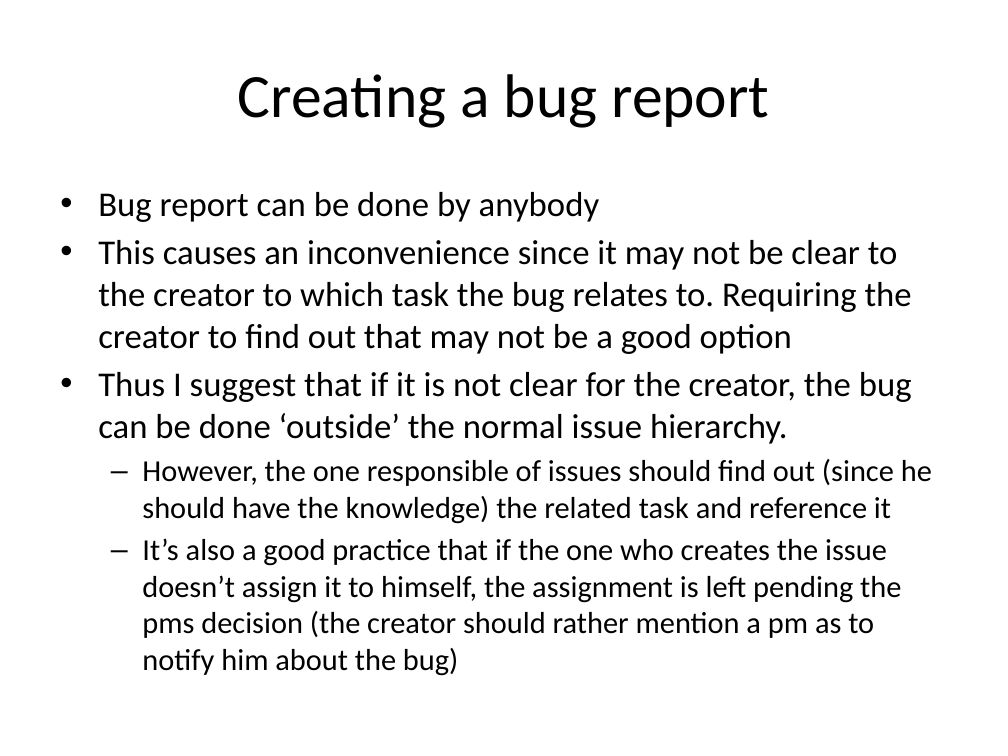
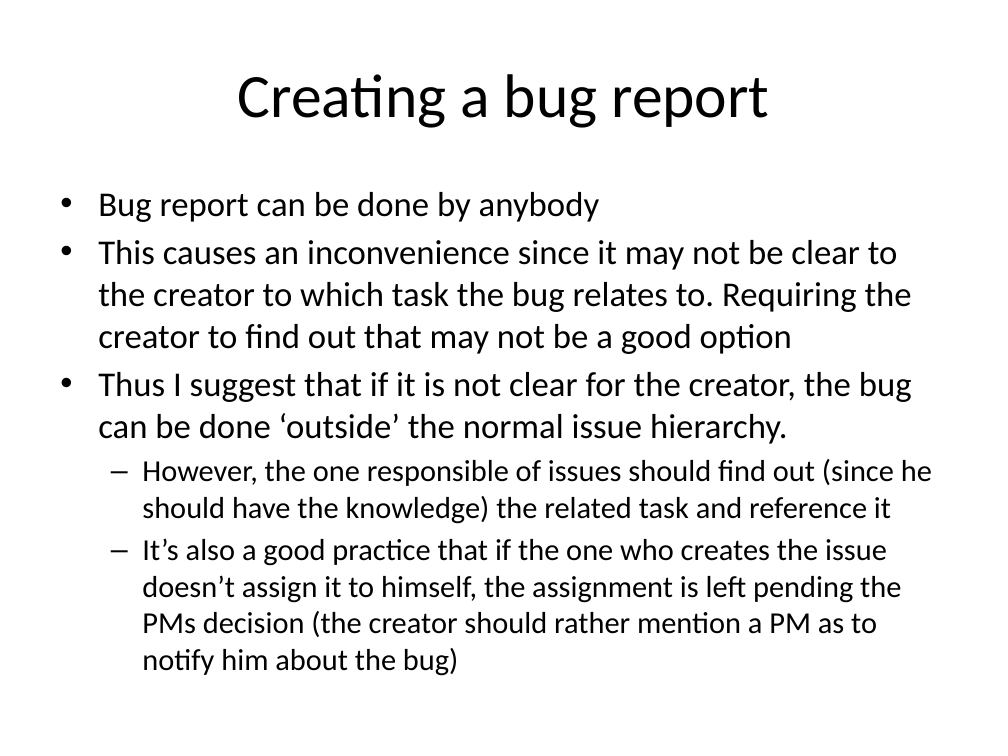
Before and after one commit to Ripppe/GraduRepo, a slide deck: slide 42 of Managing requirements in GitHub.pptx. Drawn at 1008x756 pixels with LibreOffice and Linux fonts; fonts in the diff are those of the drawing. Boxes give left, top, right and bottom in pixels: in the first picture for what was removed or moved away, otherwise in the second. Text is boxed around its words. In the diff, an @@ line names an element or a change of style, - is before the commit and + after.

```diff
--- a/Managing requirements in GitHub.pptx
+++ b/Managing requirements in GitHub.pptx
@@ text at [142,538,901,676]: text changed @@
-  – It’s also a good practice that if the one who creates the issue doesn’t assign it to himself, the assignment is left pending the pms decision (the creator should rather mention a pm as to notify him about the bug)
+  – It’s also a good practice that if the one who creates the issue doesn’t assign it to himself, the assignment is left pending the PMs decision (the creator should rather mention a PM as to notify him about the bug)
```
Also in this commit, not shown: 27 other slides changed, 1 slide added, 1 other file.
